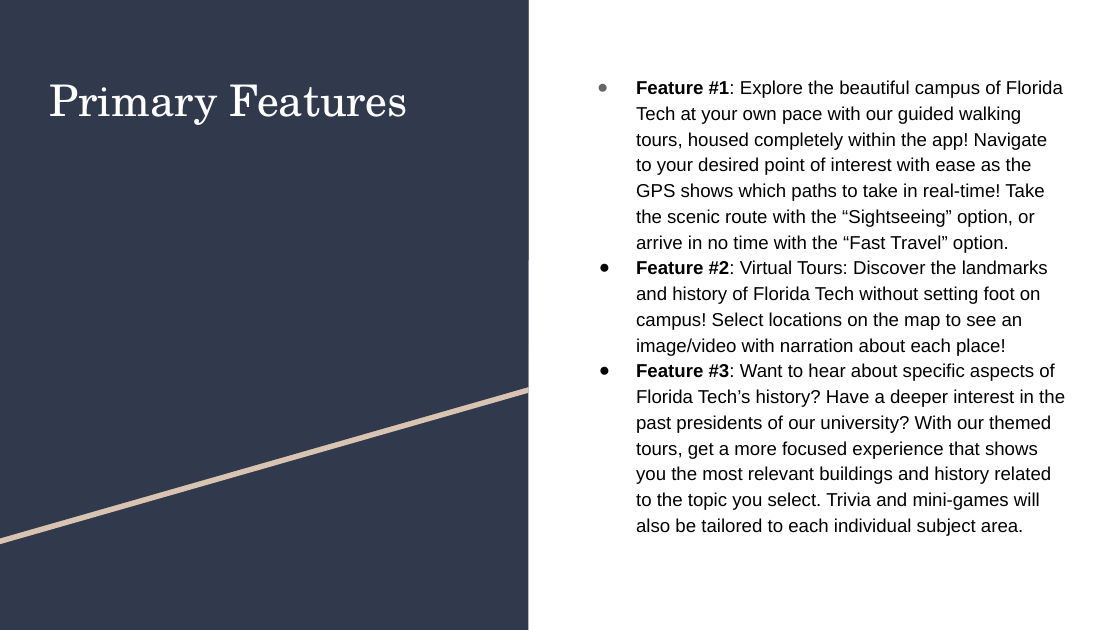
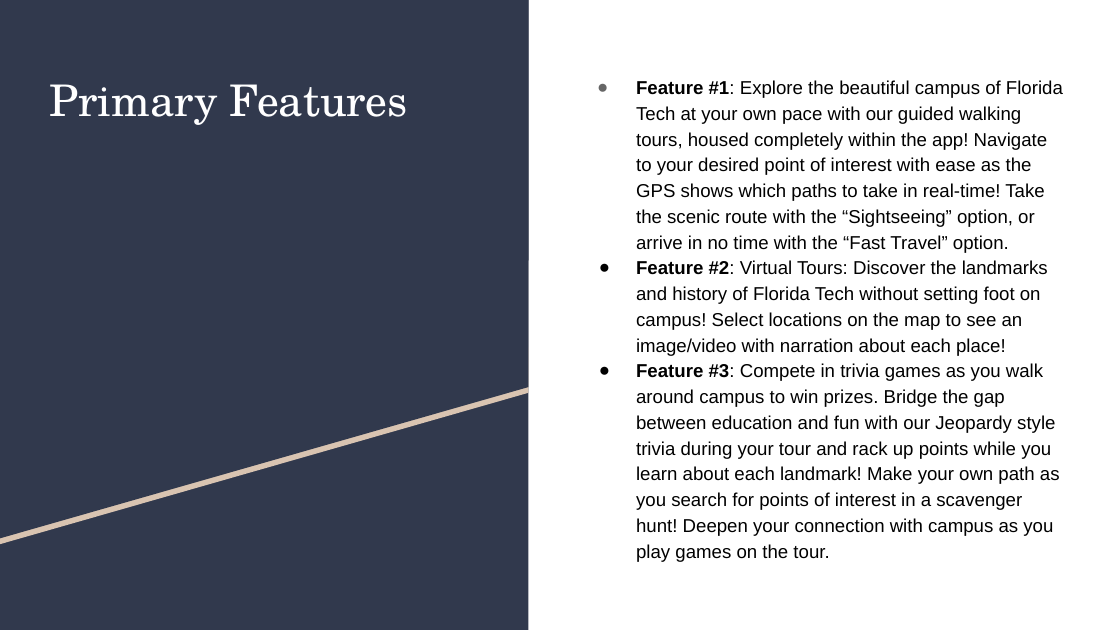
Before and after one commit to fit-history-app/fit-history-app.github.io, a slide deck: slide 5 of FIT History Tours Presentation.pptx (slide 4 before the commit). Drawn at 1120x630 pixels with LibreOffice and Linux fonts; fonts in the diff are those of the drawing. Boxes give left, top, right and bottom in pixels: in the first picture for what was removed or moved away, otherwise in the second. Text is boxed around its words. In the diff, an @@ line names an element or a change of style, - is before the commit and + after.

```diff
--- a/FIT History Tours Presentation.pptx
+++ b/FIT History Tours Presentation.pptx
@@ text at bbox=[636, 363, 1060, 562]: text changed @@
-● Feature #3: Want to hear about specific aspects of Florida Tech’s history? Have a deeper interest in the past presidents of our university? With our themed tours, get a more focused experience that shows you the most relevant buildings and history related to the topic you select. Trivia and mini-games will also be tailored to each individual subject area.
+● Feature #3: Compete in trivia games as you walk around campus to win prizes. Bridge the gap between education and fun with our Jeopardy style trivia during your tour and rack up points while you learn about each landmark! Make your own path as you search for points of interest in a scavenger hunt! Deepen your connection with campus as you play games on the tour.
```
Also in this commit, not shown: 4 other slides changed, 1 slide added, 2 other files.
